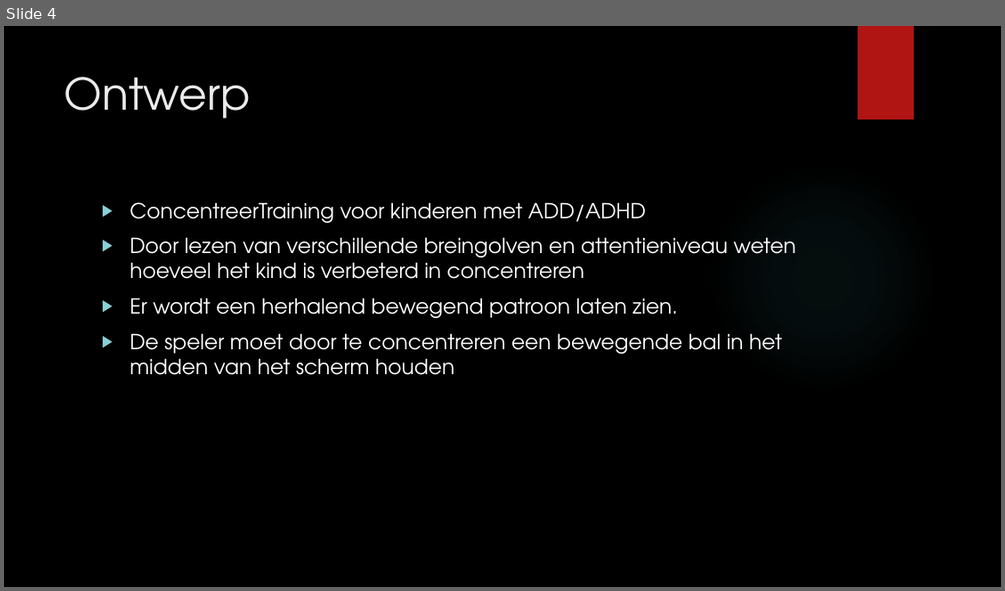
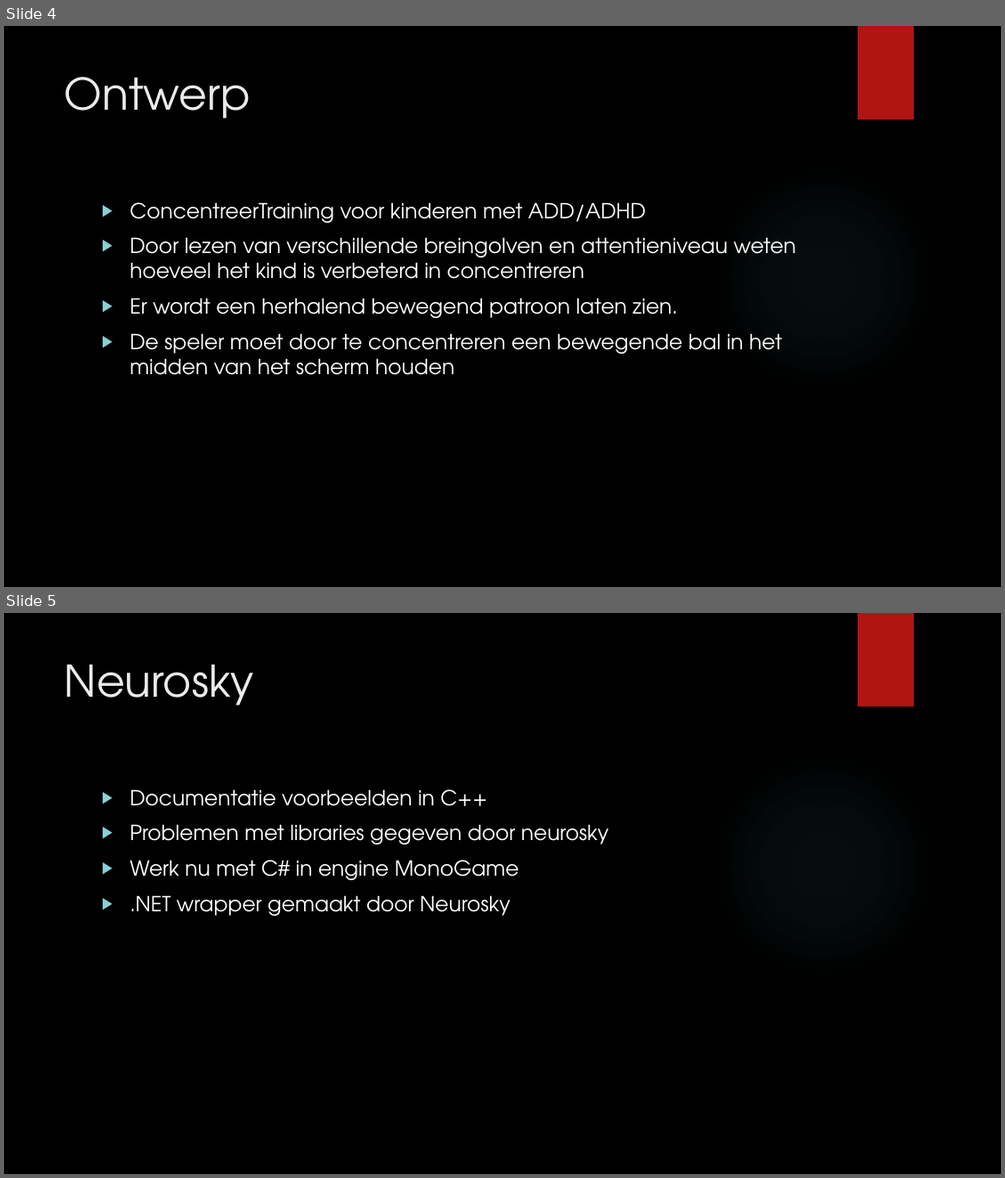
Before and after one commit to waffel183/ProjectGamelab, a slide deck: Portfolio/p01.pptx. Shown one above the other, each under a label of ours: slide 4 before the commit, slides 4 and 5 after it. The pictures are 1005x591 and 1005x1178 pixels, drawn with LibreOffice and Linux fonts; fonts in the diff are those of the drawing; background and template pictures are left out. Boxes give left, top, right and bottom in pixels: in the first picture for what was removed or moved away, otherwise in the second. Text is boxed around its words. In the diff, an @@ line names an element or a change of style, - is before the commit and + after.

Commit message:
added "Neurosky" slide to pp

```diff
--- a/Portfolio/p01.pptx
+++ b/Portfolio/p01.pptx
@@ slide 5 added at bbox=[4, 613, 1001, 1174], background picture (left out); not listed: 2 template elements that a slide beside it also shows @@
@@ title added at bbox=[65, 664, 254, 706], 42 pt, text #EBEBEB @@
+Neurosky
@@ text added at bbox=[129, 789, 609, 916], 20 pt, text #FFFFFF @@
+▶ Documentatie voorbeelden in C++
+▶ Problemen met libraries gegeven door neurosky
+▶ Werk nu met C# in engine MonoGame
+▶ .NET wrapper gemaakt door Neurosky
```
Also in this commit, not shown: 2 slides changed.
